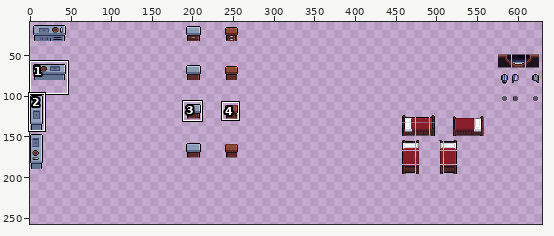
Pixel-art file -- .Aseprite Files/Entities/Entities.aseprite. The picture above shows the old version from afar; the outline marks the close-up.
Close-up. The starting point:
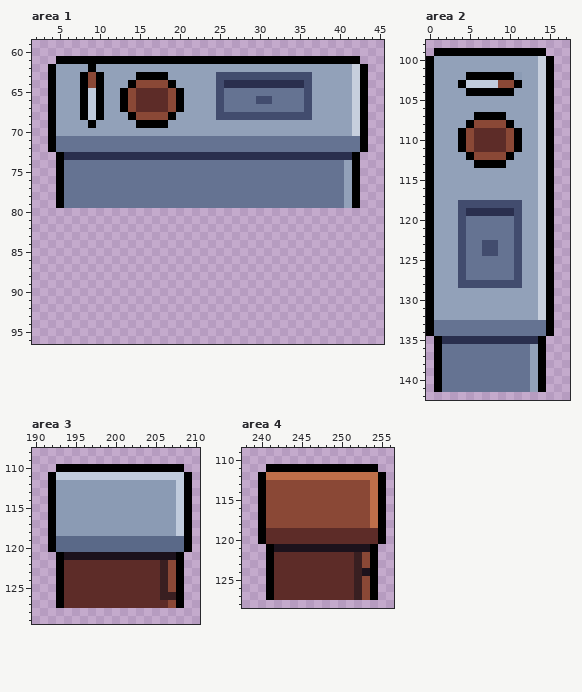
1000x1000 pixels, 1 frame. Shown: area 1: x 2..45, y 59..96; area 2: x 0..17, y 98..142; area 3: x 190..210, y 108..129; area 4: x 238..256, y 109..128. The wide view leaves out empty margins. The commit also changed other parts of the picture, which this record leaves out.
The same view after the edit:
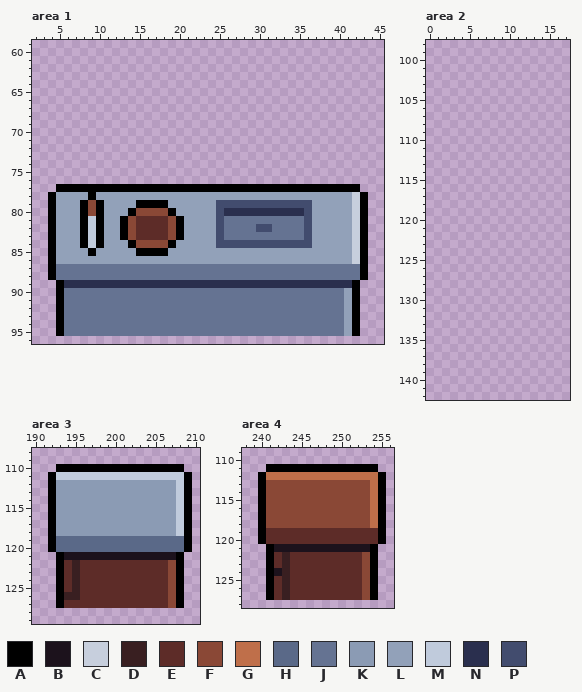
Palette (. is transparent): A #000000  B #1c121c  C #c7cfdd  D #391f21  E #5d2c28  F #8a4836  G #bf6f4a  H #5a6988  J #657392  K #8b9bb4  L #92a1b9  M #c0cbdc  N #2a2f4e  P #424c6e
The edit:
Changed rows in their new state; - is an unchanged pixel.
Area 1:
first column x 4:
61 -......................................-
62 ........................................
63 ........................................
64 ........................................
65 ........................................
66 ........................................
67 ........................................
68 ........................................
69 ........................................
70 ........................................
71 ........................................
72 ........................................
73 -......................................-
74 -......................................-
75 -......................................-
76 -......................................-
77 --AAAAAAAAAAAAAAAAAAAAAAAAAAAAAAAAAAAA--
78 ALLLLALLLLLLLLLLLLLLLLLLLLLLLLLLLLLLL-CA
79 ALLLAFALLLLAAAALLLLLLPPPPPPPPPPPPLLLL-CA
80 ALLLAFALLLAFFFFALLLLLPNNNNNNNNNNPLLLLLCA
81 ALLLAMALLAFEEEEFALLLLPJJJJJJJJJJPLLLLLCA
82 ALLLAMALLAFEEEEFALLLLPJJJJPPJJJJPLLLLLCA
83 ALLLAMALLAFEEEEFALLLLPJJJJJJJJJJPLLLLLCA
84 ALLLAMALLLAFFFFALLLLLPPPPPPPPPPPPLLLLLCA
85 ALLLLALLLLLAAAALLLLLLLLLLLLLLLLLLLLLLLCA
86 ALLLLLLLLLLLLLLLLLLLLLLLLLLLLLLLLLLLLLCA
87 AJJJJJJJJJJJJJJJJJJJJJJJJJJJJJJJJJJJJJJA
88 AJJJJJJJJJJJJJJJJJJJJJJJJJJJJJJJJJJJJJJA
89 -ANNNNNNNNNNNNNNNNNNNNNNNNNNNNNNNNNNNNA-
90 -AJJJJJJJJJJJJJJJJJJJJJJJJJJJJJJJJJJJLA-
91 -AJJJJJJJJJJJJJJJJJJJJJJJJJJJJJJJJJJJLA-
92 -AJJJJJJJJJJJJJJJJJJJJJJJJJJJJJJJJJJJLA-
93 -AJJJJJJJJJJJJJJJJJJJJJJJJJJJJJJJJJJJLA-
94 -AJJJJJJJJJJJJJJJJJJJJJJJJJJJJJJJJJJJLA-
95 -AJJJJJJJJJJJJJJJJJJJJJJJJJJJJJJJJJJJLA-
Area 2:
first column x 0:
 99 -..............-
100 ................
101 ................
102 ................
103 ................
104 ................
105 ................
106 ................
107 ................
108 ................
109 ................
110 ................
111 ................
112 ................
113 ................
114 ................
115 ................
116 ................
117 ................
118 ................
119 ................
120 ................
121 ................
122 ................
123 ................
124 ................
125 ................
126 ................
127 ................
128 ................
129 ................
130 ................
131 ................
132 ................
133 ................
134 ................
135 -..............-
136 -..............-
137 -..............-
138 -..............-
139 -..............-
140 -..............-
141 -..............-
Area 3:
first column x 194:
122 -D----------E-
123 -D----------E-
124 -D----------E-
125 -D----------E-
126 DD----------EF
Area 4:
first column x 242:
122 -D--------E-
123 -D--------E-
124 BD--------EF
125 -D--------E-
126 -D--------E-
127 -D--------E-
Pixel boxes of the changes (left, top, right, bottom) in both close-ups:
changed: (48, 56, 368, 336)
erased: (426, 48, 554, 392)
changed: (64, 560, 80, 600)
changed: (160, 560, 176, 600)
changed: (274, 552, 290, 600)
changed: (354, 552, 370, 600)
